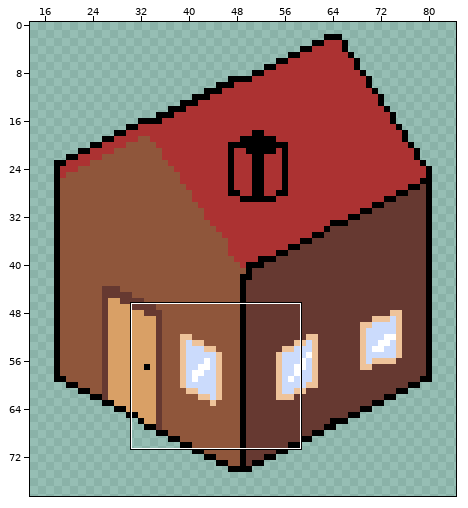
Two states of a pixel-art file, iso-house.aseprite. Above, an overview of the earlier version with the close-up marked.
Close-up. First the earlier version:
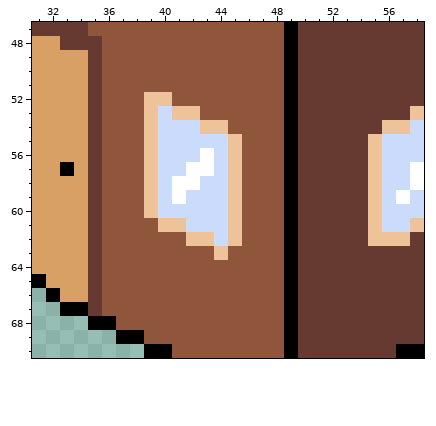
100x100 pixels, 1 frame. Shown: x 31..58, y 47..70. The wide view leaves out empty margins.
After:
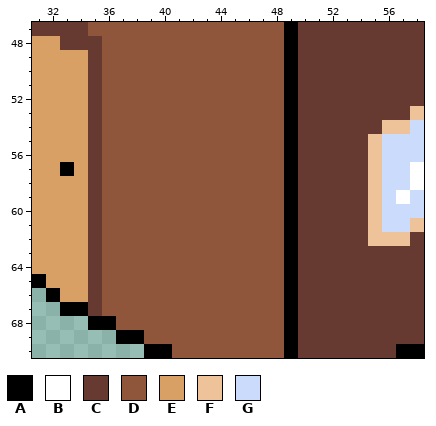
Palette (. is transparent): A #000000  B #ffffff  C #663931  D #8f563b  E #d9a066  F #eec39a  G #cbdbfc
The commit says: house no front window
The exact change:
Changed rows in their new state; - is an unchanged pixel.
Layer "Layer 3":
first column x 39:
52 DD-----
53 DDDD---
54 DDDDDD-
55 DDDDDDD
56 DDDDDDD
57 DDDDDDD
58 DDDDDDD
59 DDDDDDD
60 DDDDDDD
61 -DDDDDD
62 ---DDDD
63 -----D-
Boxes around the changes in both close-ups, in picture pixels (x1, y1, x2, y2):
changed: (144, 92, 242, 260)
